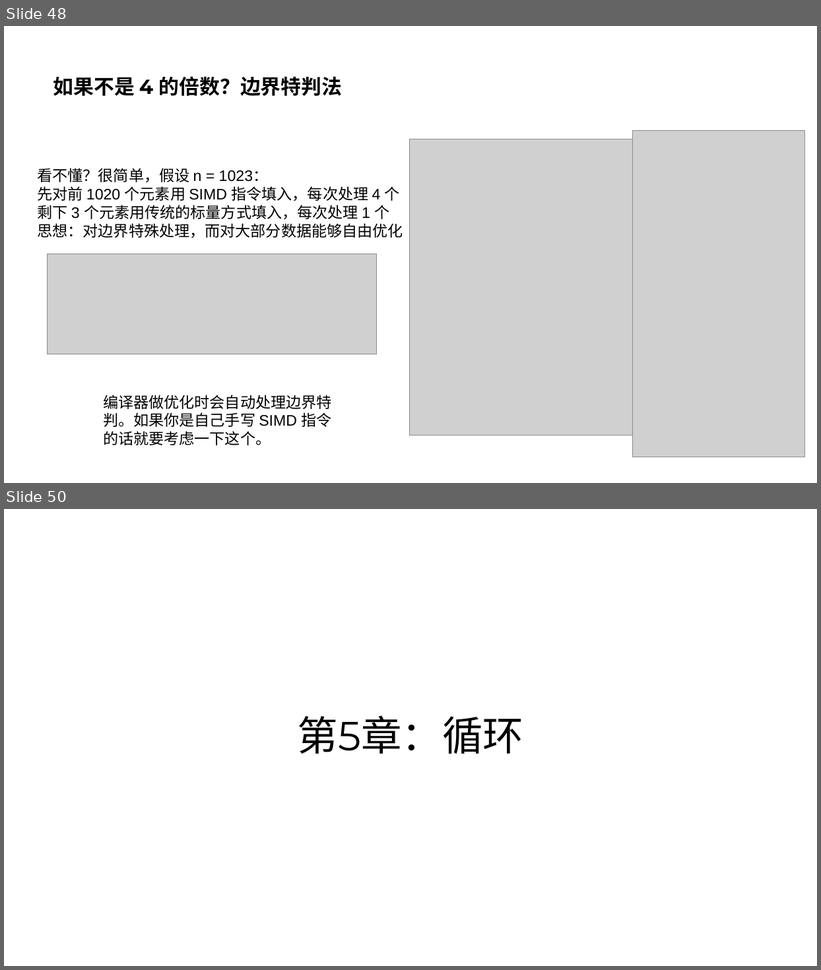
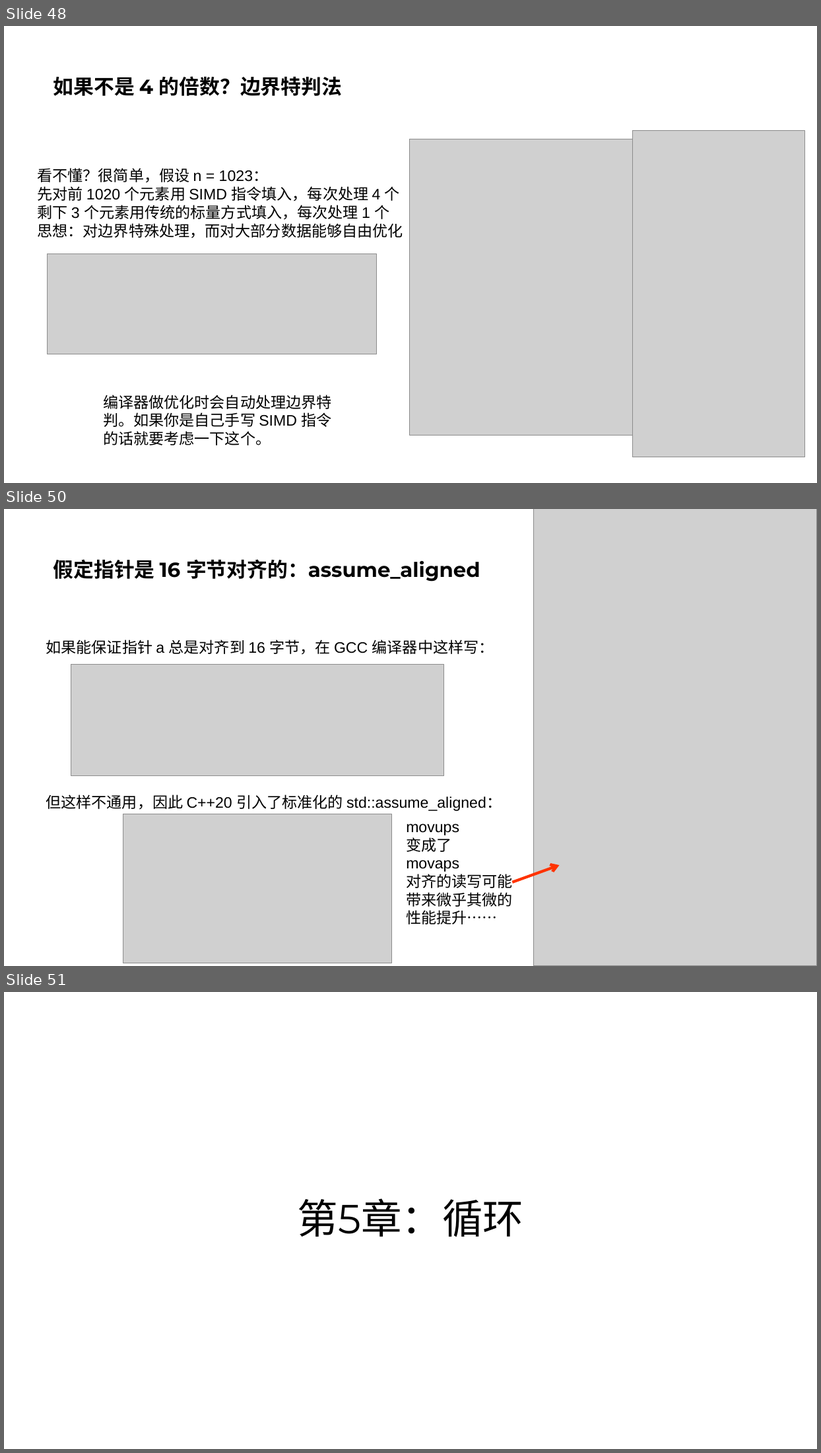
Before and after one commit to parallel101/course, a slide deck: 04/slides.pptx. Shown one above the other, each under a label of ours: slides 48 and 50 before the commit, slides 48, 50 and 51 after it; the slides between them are not shown. The pictures are 821x970 and 821x1453 pixels, drawn with LibreOffice and Linux fonts; fonts in the diff are those of the drawing; grey boxes stand for pictures. Boxes give left, top, right and bottom in pixels: in the first picture for what was removed or moved away, otherwise in the second. Text is boxed around its words. In the diff, an @@ line names an element or a change of style, - is before the commit and + after.

Commit message:
fin aligned

```diff
--- a/04/slides.pptx
+++ b/04/slides.pptx
@@ slide 50 added at box(4, 509, 817, 966), background #FFFFFF @@
@@ picture added at box(533, 509, 817, 966) @@
@@ title added at box(54, 559, 481, 582), 24 pt, text #000000, bold @@
+假定指针是 16 字节对齐的：assume_aligned
@@ text added at box(46, 640, 494, 655), 18 pt, text #000000 @@
+如果能保证指针 a 总是对齐到 16 字节，在 GCC 编译器中这样写：
@@ picture added at box(71, 665, 444, 776) @@
@@ text added at box(46, 795, 502, 811), 18 pt, text #000000 @@
+但这样不通用，因此 C++20 引入了标准化的 std::assume_aligned：
@@ picture added at box(123, 815, 392, 964) @@
@@ text added at box(406, 824, 513, 925), 18 pt, text #000000 @@
+movups
+变成了
+movaps
+对齐的读写可能带来微乎其微的性能提升……
@@ arrow added from (513, 883) to (560, 866), #FF3300 3.25 pt @@
@@ what was slide 50 is now slide 51 @@
```
Also in this commit, not shown: 2 slides changed, 6 other files.
